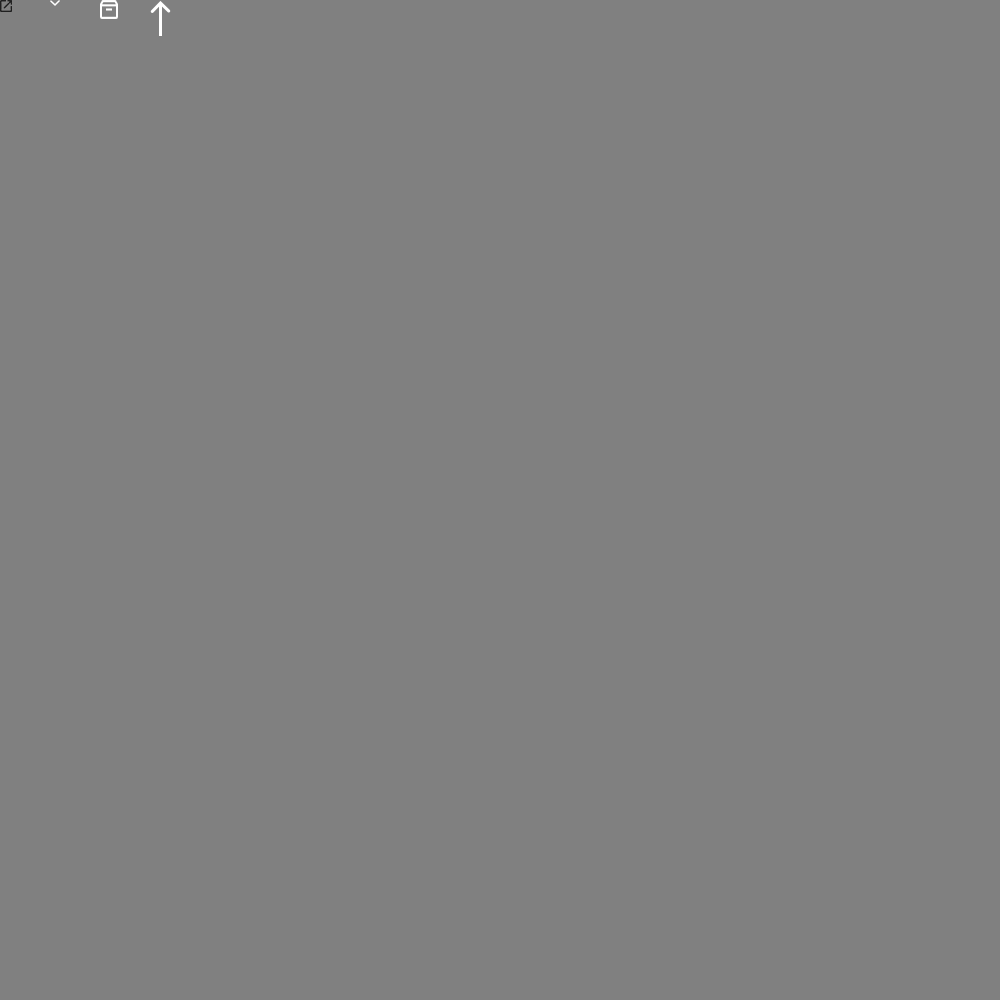
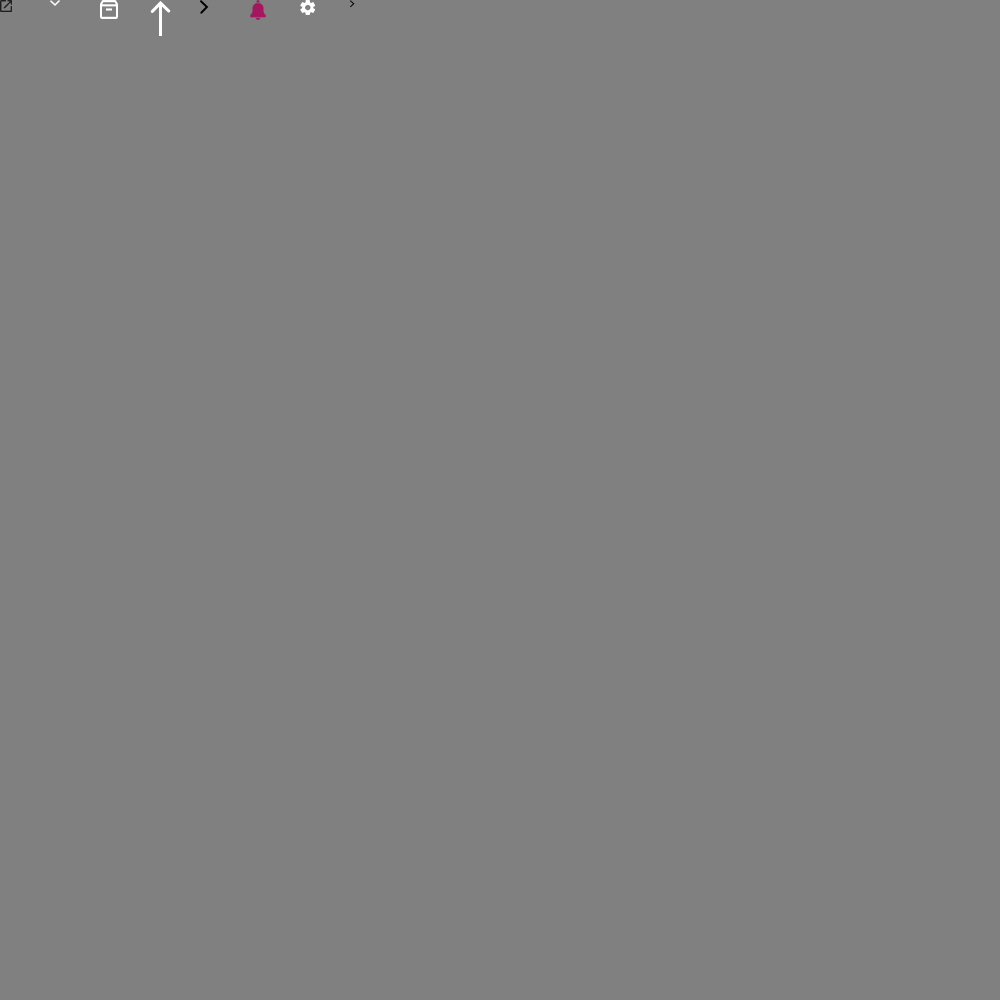
The second 1000 x 1000 image is a revision of the first. Changes to its layers:
added layer "레이어 10" in group "그룹 1" over [350, 0, 355, 8]
added layer "레이어 9" in group "그룹 1" over [300, 0, 315, 15]
added layer "레이어 8" in group "그룹 1" over [250, 0, 266, 20]
added layer "레이어 7" in group "그룹 1" over [200, 0, 209, 14]
